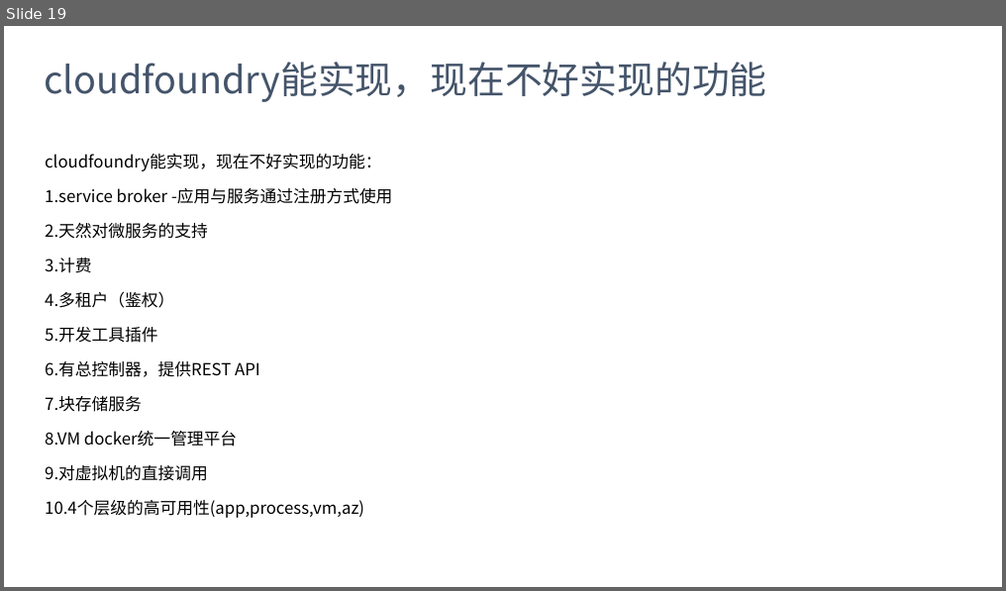
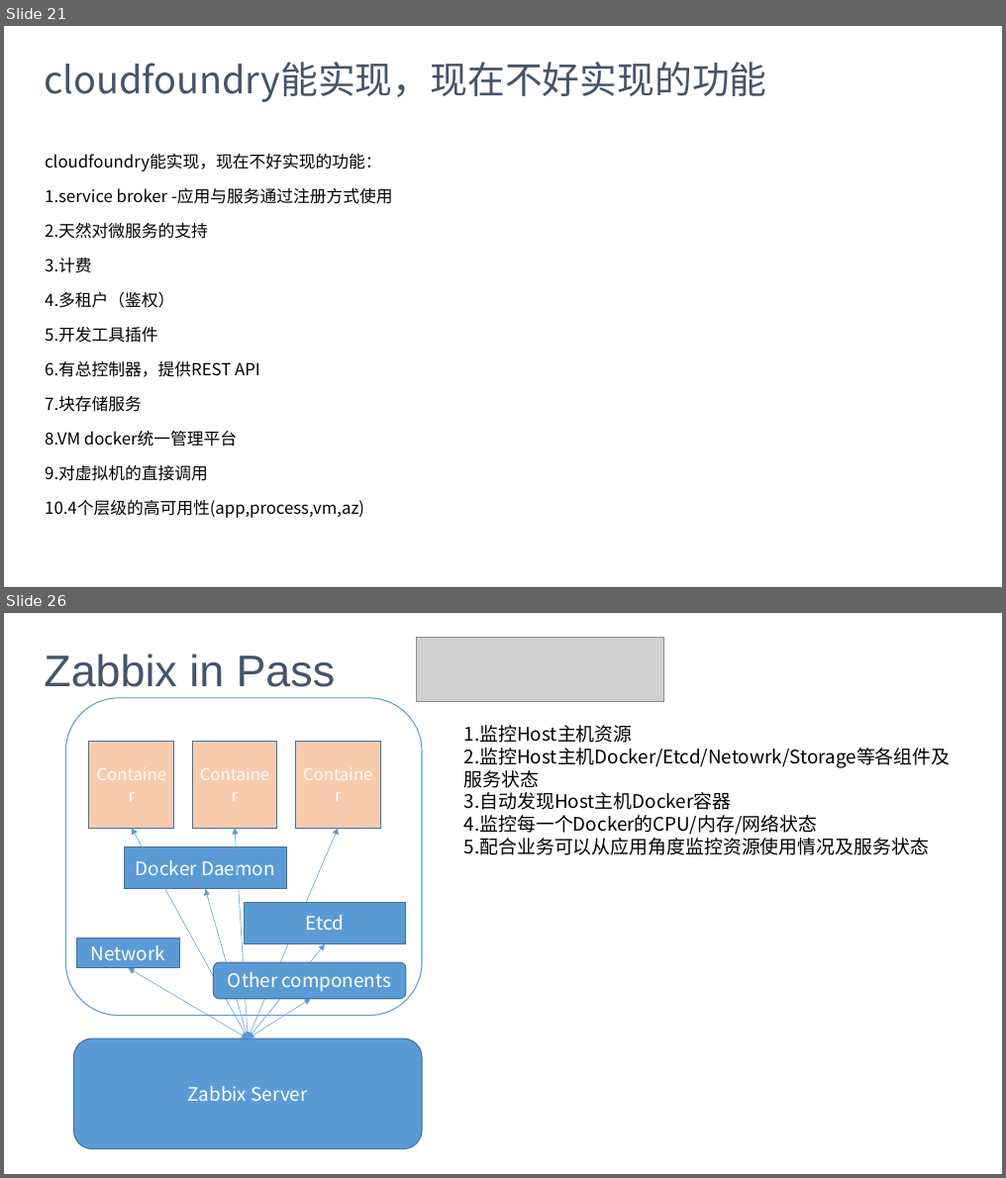
Before and after one commit to barrett-li/document, a slide deck: docker/docker_Paas方案V101.pptx. Shown one above the other, each under a label of ours: slide 19 before the commit, slides 21 and 26 after it; the slides between them are not shown. The pictures are 1006x591 and 1006x1178 pixels, drawn with LibreOffice and Linux fonts; fonts in the diff are those of the drawing; grey boxes stand for pictures. Boxes give left, top, right and bottom in pixels: in the first picture for what was removed or moved away, otherwise in the second. Text is boxed around its words. In the diff, an @@ line names an element or a change of style, - is before the commit and + after.

```diff
--- a/docker/docker_Paas方案V101.pptx
+++ b/docker/docker_Paas方案V101.pptx
@@ slide 26 added at <box>4,613,1002,1174</box>, background #FFFFFF @@
@@ picture added at <box>417,637,663,702</box> @@
@@ title added at <box>44,654,336,687</box>, 42.7 pt, text #44546A @@
+Zabbix in Pass
@@ rounded rectangle added at <box>66,698,423,1016</box>, fill #FFFFFF, outline #5B9BD5 1 pt @@
@@ text added at <box>464,725,950,856</box>, 18 pt, text #000000 @@
+1.监控Host主机资源
+2.监控Host主机Docker/Etcd/Netowrk/Storage等各组件及服务状态
+3.自动发现Host主机Docker容器
+4.监控每一个Docker的CPU/内存/网络状态
+5.配合业务可以从应用角度监控资源使用情况及服务状态
@@ rectangle added at <box>89,741,174,829</box>, fill #F8CBAD, outline #43739E 1 pt, 16 pt, text #FFFFFF @@
+Container
@@ rectangle added at <box>192,741,277,829</box>, fill #F8CBAD, outline #43739E 1 pt, 16 pt, text #FFFFFF @@
+Container
@@ rectangle added at <box>295,741,380,829</box>, fill #F8CBAD, outline #43739E 1 pt, 16 pt, text #FFFFFF @@
+Container
@@ rectangle added at <box>125,848,287,889</box>, fill #5B9BD5, outline #43739E 1 pt, 18 pt, text #FFFFFF @@
+Docker Daemon
@@ double arrow added from (132, 828) to (249, 1039), #5B9BD5 0.5 pt @@
@@ double arrow added from (235, 828) to (249, 1039), #5B9BD5 0.5 pt @@
@@ double arrow added from (338, 828) to (249, 1039), #5B9BD5 0.5 pt @@
@@ double arrow added from (205, 889) to (249, 1039), #5B9BD5 0.5 pt @@
@@ rectangle added at <box>244,902,406,944</box>, fill #5B9BD5, outline #43739E 1 pt, 18 pt, text #FFFFFF @@
+Etcd
@@ rectangle added at <box>76,939,180,968</box>, fill #5B9BD5, outline #43739E 1 pt, 18 pt, text #FFFFFF @@
+Network
@@ double arrow added from (129, 968) to (249, 1039), #5B9BD5 0.5 pt @@
@@ rounded rectangle added at <box>214,962,406,999</box>, fill #5B9BD5, outline #43739E 1 pt, 18 pt, text #FFFFFF @@
+Other components
@@ double arrow added from (325, 945) to (249, 1039), #5B9BD5 0.5 pt @@
@@ double arrow added from (311, 999) to (249, 1039), #5B9BD5 0.5 pt @@
@@ rounded rectangle added at <box>73,1039,422,1150</box>, fill #5B9BD5, outline #43739E 1 pt, 18 pt, text #FFFFFF @@
+Zabbix Server
@@ what was slide 19 is now slide 21 @@
```
Also in this commit, not shown: 3 slides changed, 12 other slides added, 3 other files.
